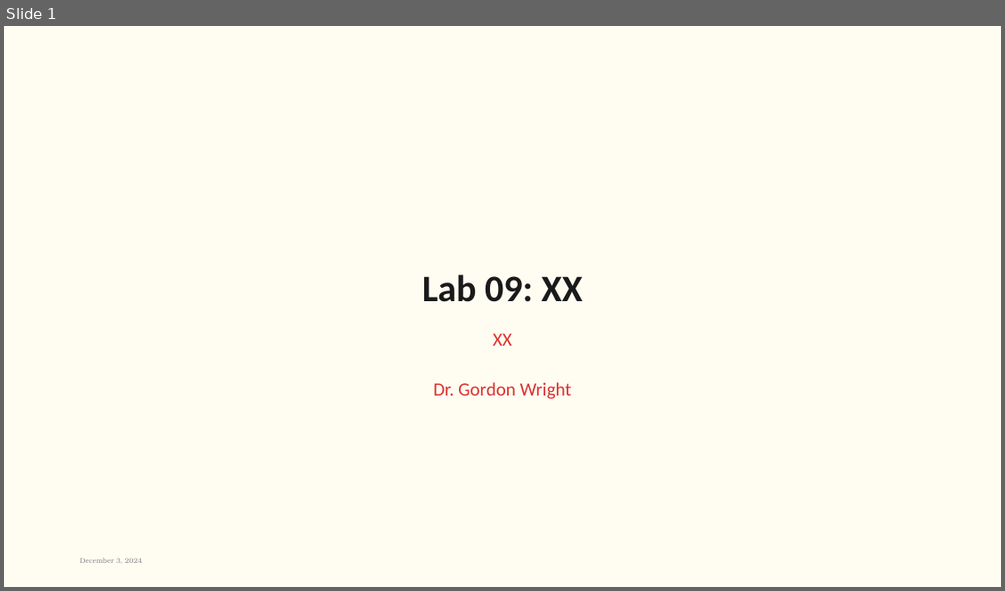
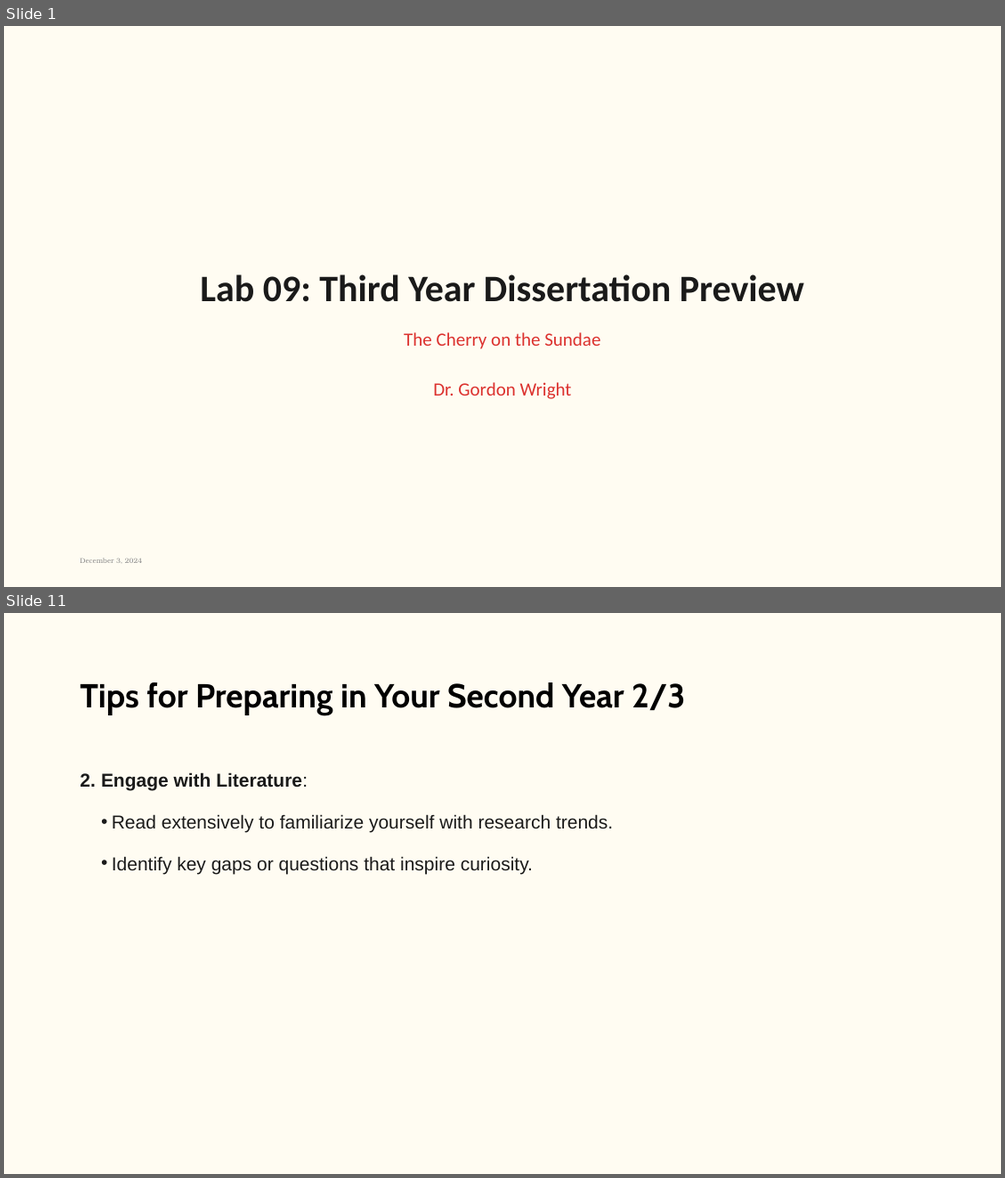
Before and after one commit to LittleMonkeyLab/PS52007Dslides, a slide deck: week09/lab.pptx. Shown one above the other, each under a label of ours: slide 1 before the commit, slides 1 and 11 after it; the slides between them are not shown. The pictures are 1005x591 and 1005x1178 pixels, drawn with LibreOffice and Linux fonts; fonts in the diff are those of the drawing; background and template pictures are left out. Boxes give left, top, right and bottom in pixels: in the first picture for what was removed or moved away, otherwise in the second. Text is boxed around its words. In the diff, an @@ line names an element or a change of style, - is before the commit and + after.

```diff
--- a/week09/lab.pptx
+++ b/week09/lab.pptx
@@ slide 11 added at box(4, 613, 1001, 1174), background #FFFCF2 @@
@@ title added at box(80, 682, 685, 714), 32 pt, text #000000, bold @@
+Tips for Preparing in Your Second Year 2/3
@@ text added at box(101, 772, 613, 874), 18 pt, text #1A1A1A @@
+2. Engage with Literature:
+  • Read extensively to familiarize yourself with research trends.
+  • Identify key gaps or questions that inspire curiosity.
@@ slide 1 changed as well @@
@@ title at box(200, 274, 804, 302): text changed @@
-Lab 09: XX
+Lab 09: Third Year Dissertation Preview
@@ subtitle at box(404, 332, 600, 399): text changed @@
-XX
-Dr. Gordon Wright
+The Cherry on the Sundae
+Dr. Gordon Wright
```
Also in this commit, not shown: 16 other slides added, 2 slides removed, 37 other files.
